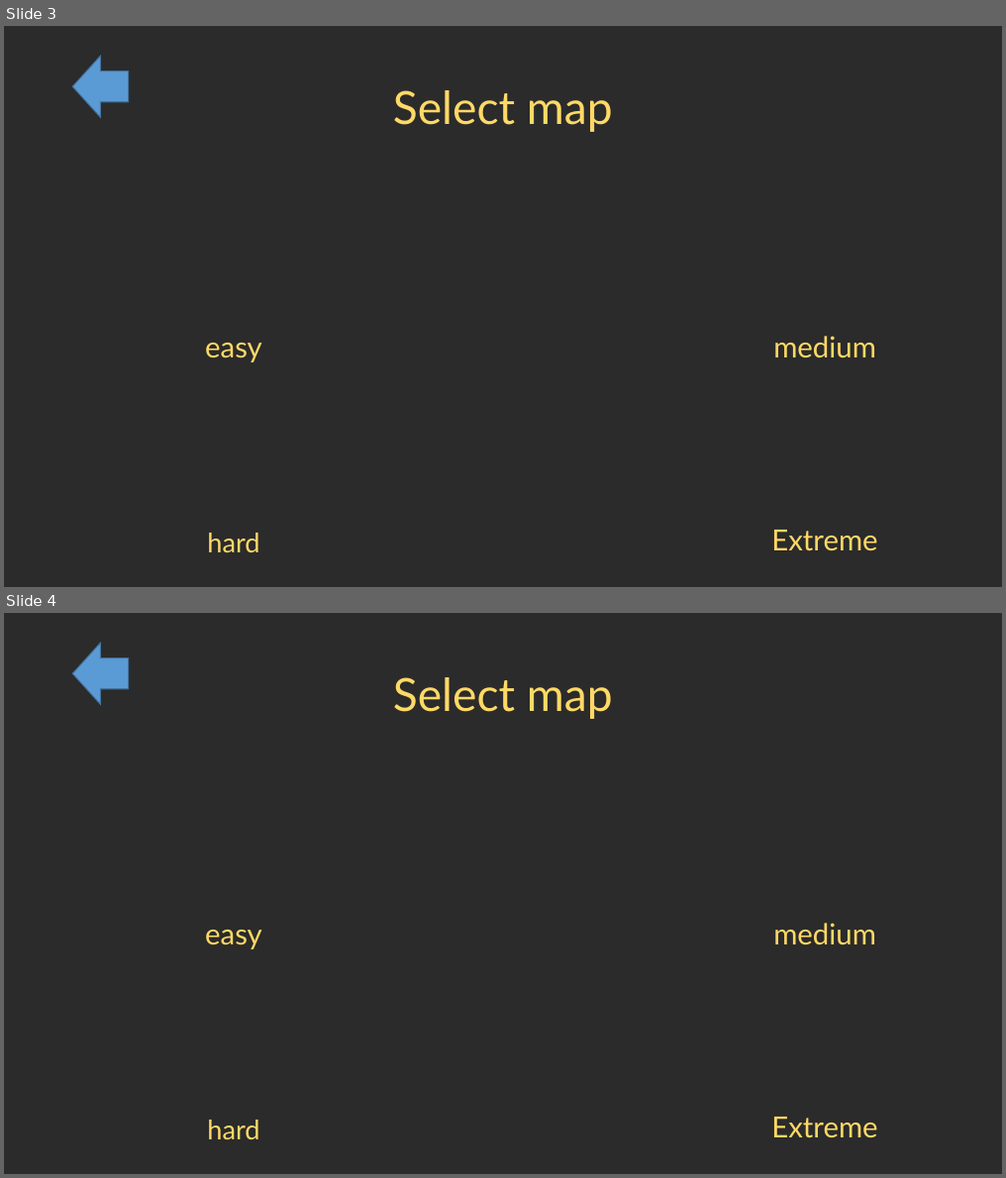
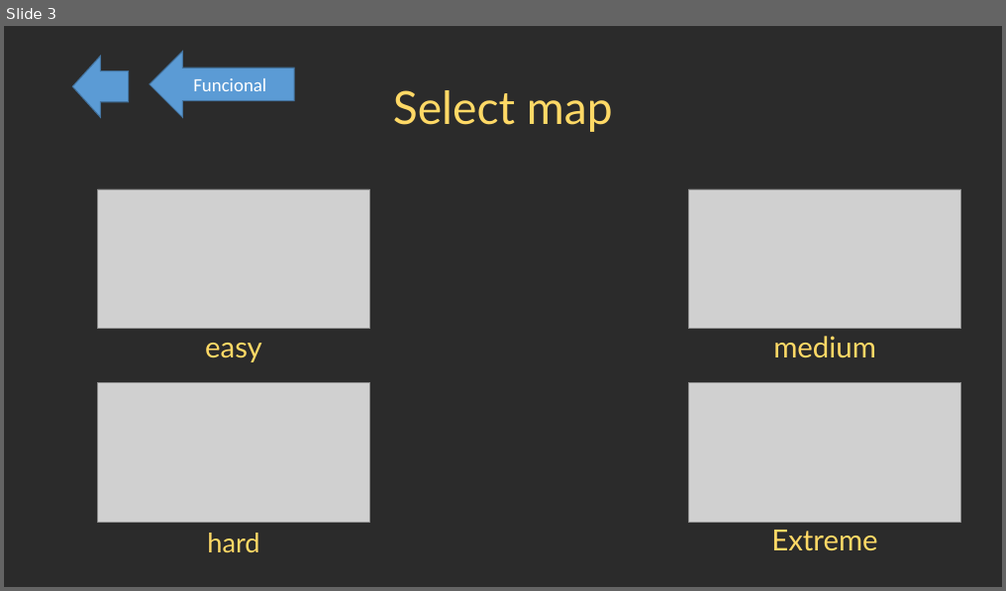
Before and after one commit to alfhh/MadDevs, a slide deck: Docs/StarwarsTD.pptx. Shown one above the other, each under a label of ours: slides 3 and 4 before the commit, slide 3 after it. The pictures are 1006x1178 and 1006x591 pixels, drawn with LibreOffice and Linux fonts; fonts in the diff are those of the drawing; grey boxes stand for pictures; background and template pictures are left out; a plain dark background stands for a picture behind light text. Boxes give left, top, right and bottom in pixels: in the first picture for what was removed or moved away, otherwise in the second. Text is boxed around its words. In the diff, an @@ line names an element or a change of style, - is before the commit and + after.

```diff
--- a/Docs/StarwarsTD.pptx
+++ b/Docs/StarwarsTD.pptx
@@ slide 4 removed at (x1=4, y1=613, x2=1002, y2=1174), background picture (left out) @@
@@ left arrow removed at (x1=73, y1=643, x2=129, y2=704) @@
@@ title removed at (x1=393, y1=677, x2=613, y2=719) @@
-Select map
@@ text removed at (x1=205, y1=930, x2=262, y2=950) @@
-easy
@@ text removed at (x1=773, y1=923, x2=876, y2=945) @@
-medium
@@ text removed at (x1=771, y1=1117, x2=877, y2=1139) @@
-Extreme
@@ text removed at (x1=207, y1=1120, x2=259, y2=1140) @@
-hard
@@ slide 3 changed as well @@
@@ left arrow added at (x1=150, y1=52, x2=294, y2=117), fill #5B9BD5, outline #43739E 1 pt, 18 pt, text #FFFFFF @@
+Funcional
@@ picture added at (x1=98, y1=189, x2=370, y2=329) @@
@@ picture added at (x1=689, y1=189, x2=961, y2=329) @@
@@ picture added at (x1=98, y1=382, x2=370, y2=522) @@
@@ picture added at (x1=689, y1=382, x2=961, y2=522) @@
```
Also in this commit, not shown: 2 other slides changed, 3 slides added, 4 other slides removed, 1 other file.
